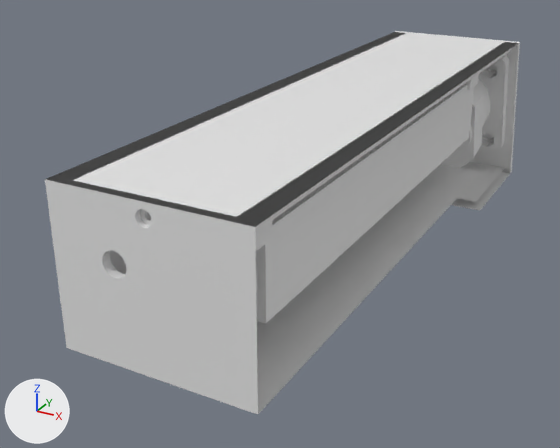
Two versions of the Blender file DeskSwitch.blend, one commit apart.
Rendered twice from a 50 mm camera at (100.0, -359.0, 64.0) aimed at (-26.0, -130.0, -50.0). Arrows for +X, +Y and +Z are at lower left; the lights stay in place. The first picture is the older version.

Before the edit, the objects in view are built like this:
```python
me_cube_001 = bpy.data.meshes.new('Cube.001')
me_cube_001.from_pydata(...)  # 307 vertices, 212 faces; spans x -28.0..28.0, y -235.0..3.0, z -63.0..2.0
me_cube_001.materials.append(None)
me_cube_002 = bpy.data.meshes.new('Cube.002')
me_cube_002.from_pydata(...)  # 64 vertices, 41 faces; spans x -21.0..21.0, y -222.0..-47.0, z -26.0..-2.0
me_cube_002.materials.append(None)
me_cube_004 = bpy.data.meshes.new('Cube.004')
me_cube_004.from_pydata(...)  # 373 vertices, 190 faces, 7 loose edges; spans x -28.0..28.0, y -238.0..0.0, z -63.0..2.0
me_cube_004.materials.append(None)
me_lw26_body = bpy.data.meshes.new('lw26_body')
me_lw26_body.from_pydata(...)  # 6205 vertices, 12410 faces; spans x -24.4..24.4, y -44.7..13.7, z -55.6..-2.8
ob_enclosure = bpy.data.objects.new('enclosure', me_cube_004)
ob_enclosure.location = (0.0, 0.0, 0.0)
ob_lw26_body = bpy.data.objects.new('lw26_body', me_lw26_body)
ob_lw26_body.location = (0.0, 0.0, 0.0)
ob_meanwell_icl_16l = bpy.data.objects.new('meanwell icl-16l', me_cube_002)
ob_meanwell_icl_16l.location = (0.0, -8.1, -5.0)
ob_mount = bpy.data.objects.new('mount', me_cube_001)
ob_mount.location = (0.0, 0.0, 0.0)
```
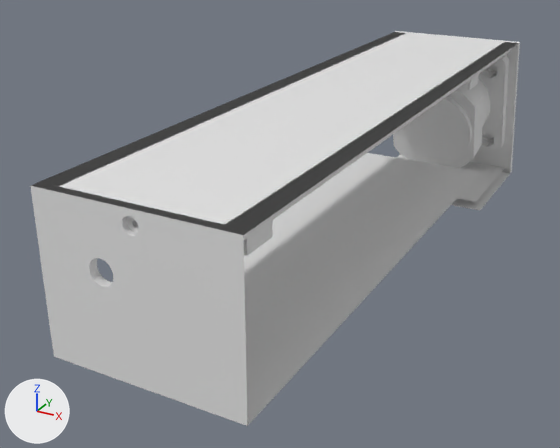
What the commit changed:
me_cube_004 is used by ob_enclosure; location (0.0, 0.0, 0.0).
me_cube_004 had 373 vertices, 190 faces, 7 loose edges and spanned x -28.0..28.0, y -238.0..0.0, z -63.0..2.0.
me_cube_004 now has 373 vertices, 190 faces, 7 loose edges and spans x -28.0..28.0, y -242.0..0.0, z -63.0..2.0.
me_cube_004 part 1: the whole mesh is scaled about the mesh origin by (1, 1.02, 1).
me_cube_001 is used by ob_mount; location (0.0, 0.0, 0.0).
me_cube_001 had 307 vertices, 212 faces and spanned x -28.0..28.0, y -235.0..3.0, z -63.0..2.0.
me_cube_001 now has 307 vertices, 212 faces and spans x -28.0..28.0, y -239.0..3.0, z -63.0..2.0.
me_cube_001 part 2: 82 of the vertices in x -25.0..25.0, y -235.0..-227.0, z -5.0..2.0 are moved by (0.0, -4.0, 0.0).
Object 'meanwell icl-16l' (ob_meanwell_icl_16l) is now hidden.

Location of each change, [x1, y1, x2, y2] in pixels of the pictures (560 x 448 px; the box of a moved part takes in the faces that stretch with it):
'enclosure', rescaled
    before: [45, 32, 518, 415]
    after: [30, 32, 518, 426]
'meanwell icl-16l', hidden
    before: [110, 84, 474, 323]
part 2 of me_cube_001, moved or reshaped
    before: [73, 80, 469, 232]
    after: [59, 80, 469, 240]
